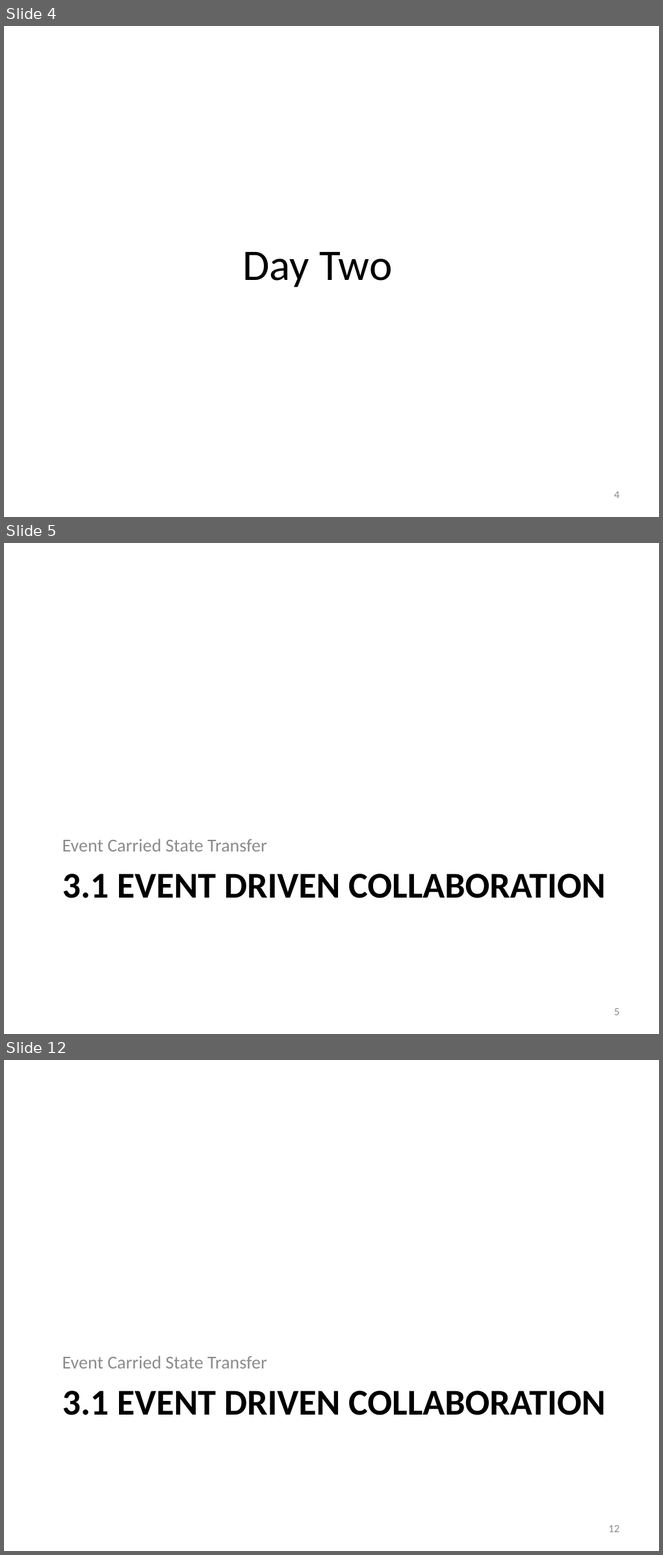
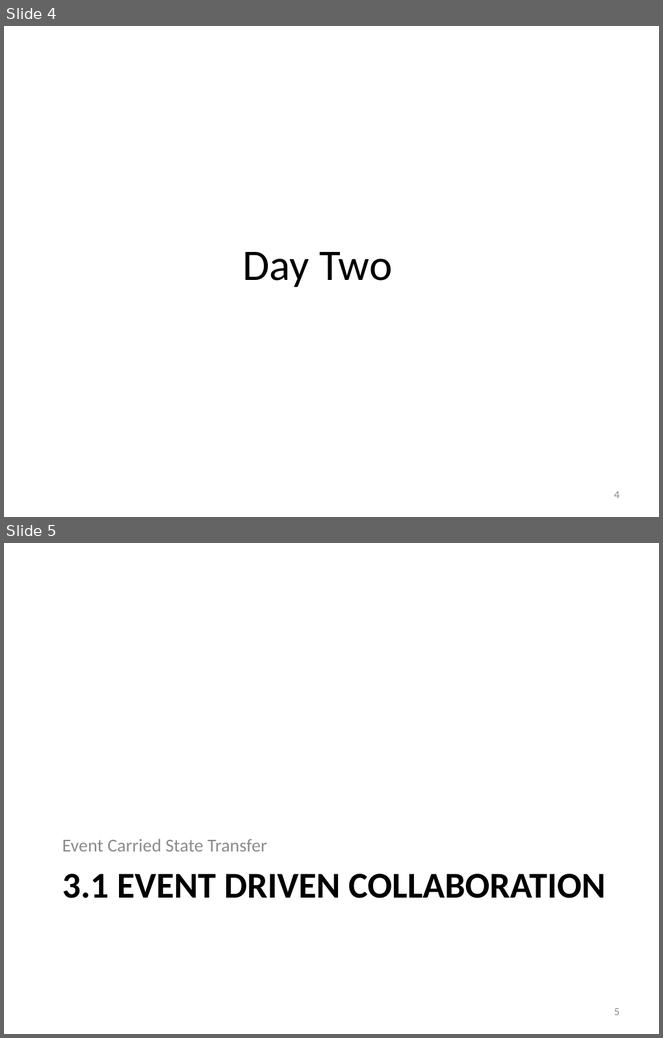
Before and after one commit to iancooper/Presentations, a slide deck: Practical Messaging - Day 2 New.pptx. Shown one above the other, each under a label of ours: slides 4, 5 and 12 before the commit, slides 4 and 5 after it; the slides between them are not shown. The pictures are 663x1555 and 663x1038 pixels, drawn with LibreOffice and Linux fonts; fonts in the diff are those of the drawing. Boxes give left, top, right and bottom in pixels: in the first picture for what was removed or moved away, otherwise in the second. Text is boxed around its words. In the diff, an @@ line names an element or a change of style, - is before the commit and + after.

```diff
--- a/Practical Messaging - Day 2 New.pptx
+++ b/Practical Messaging - Day 2 New.pptx
@@ slide 5 removed at [4, 543, 659, 1034], background #FFFFFF @@
@@ text removed at [62, 839, 267, 852] @@
-Event Carried State Transfer
@@ title removed at [62, 874, 606, 899] @@
-3.1 EVENT DRIVEN COLLABORATION
@@ page number removed at [614, 1008, 620, 1016] @@
-5
@@ what was slide 12 is now slide 5 @@
@@ page number at [614, 1008, 620, 1016]: text changed @@
-12
+5
```
Also in this commit, not shown: 2 slides added, 6 other slides removed, 1 other file.
